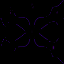
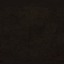
Layered file, before and after one edit (64x64). Changes by layer:
renamed "calque 2" to "calque 1", painted on it over [0, 0, 64, 64]
removed layer "Fond en dégradé 1" over [0, 0, 64, 64]
